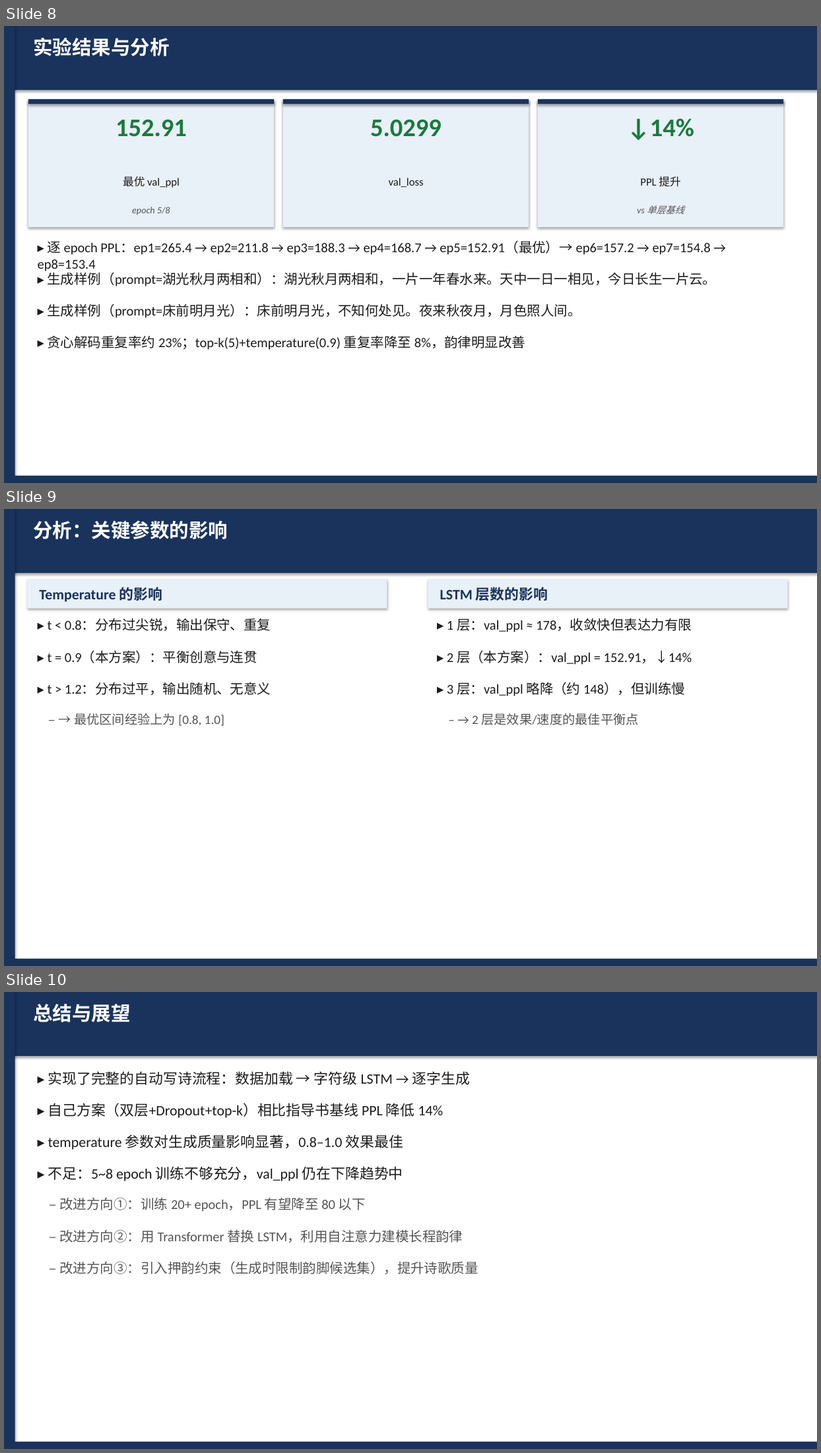
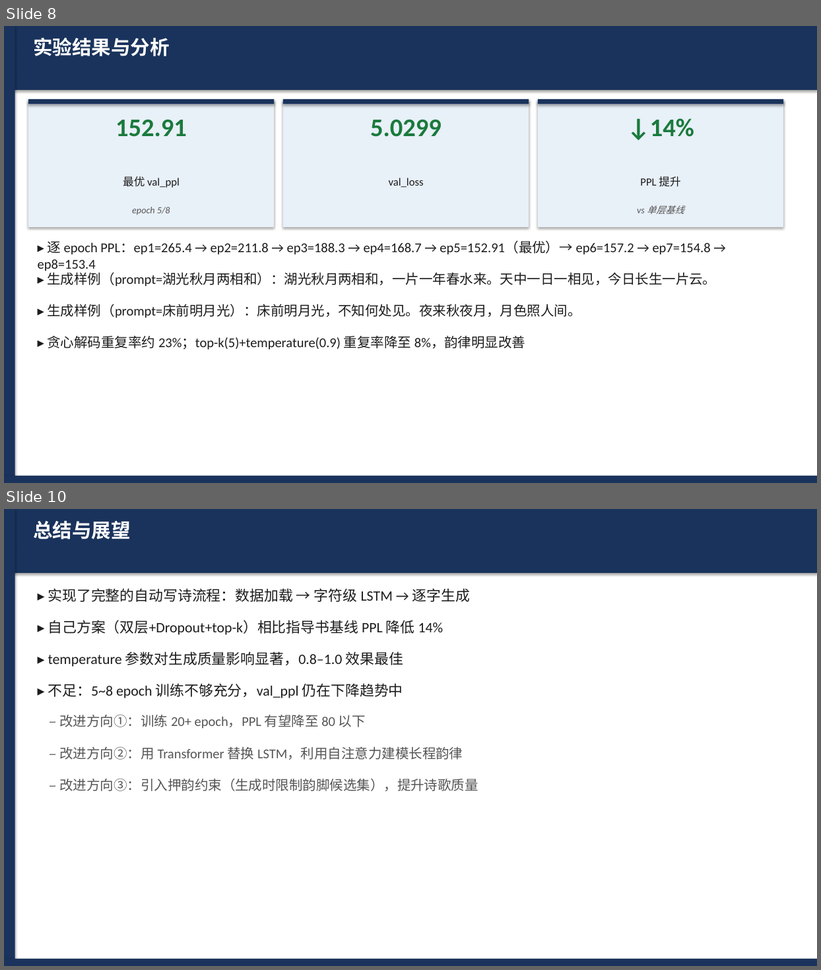
Before and after one commit to WevYang/deep_learning_task, a slide deck: reports/exp3_poetry_lstm.pptx. Shown one above the other, each under a label of ours: slides 8, 9 and 10 before the commit, slides 8 and 10 after it; the slides between them are not shown. The pictures are 821x1453 and 821x970 pixels, drawn with LibreOffice and Linux fonts; fonts in the diff are those of the drawing. Boxes give left, top, right and bottom in pixels: in the first picture for what was removed or moved away, otherwise in the second. Text is boxed around its words. In the diff, an @@ line names an element or a change of style, - is before the commit and + after.

```diff
--- a/reports/exp3_poetry_lstm.pptx
+++ b/reports/exp3_poetry_lstm.pptx
@@ slide 9 removed at box(4, 509, 817, 966), background #FFFFFF @@
@@ rectangle removed at box(4, 509, 817, 573) @@
@@ rectangle removed at box(4, 509, 15, 966) @@
@@ text removed at box(33, 520, 228, 539) @@
-分析：关键参数的影响
@@ rectangle removed at box(27, 579, 387, 609) @@
@@ text removed at box(39, 587, 163, 602) @@
-Temperature 的影响
@@ rectangle removed at box(428, 579, 788, 609) @@
@@ text removed at box(440, 587, 548, 601) @@
-LSTM 层数的影响
@@ text removed at box(48, 618, 271, 631) @@
-▸ t < 0.8：分布过尖锐，输出保守、重复
@@ text removed at box(447, 619, 692, 632) @@
-▸ 1 层：val_ppl ≈ 178，收敛快但表达力有限
@@ text removed at box(48, 650, 257, 663) @@
-▸ t = 0.9（本方案）：平衡创意与连贯
@@ text removed at box(447, 650, 692, 665) @@
-▸ 2 层（本方案）：val_ppl = 152.91，↓14%
@@ text removed at box(48, 682, 271, 695) @@
-▸ t > 1.2：分布过平，输出随机、无意义
@@ text removed at box(447, 682, 685, 696) @@
-▸ 3 层：val_ppl 略降（约 148），但训练慢
@@ text removed at box(74, 714, 224, 726) @@
-– → 最优区间经验上为 [0.8, 1.0]
@@ text removed at box(472, 714, 638, 725) @@
-– → 2 层是效果/速度的最佳平衡点
@@ rectangle removed at box(4, 959, 817, 966) @@
```
Also in this commit, not shown: 1 slide added, 4 other files.
